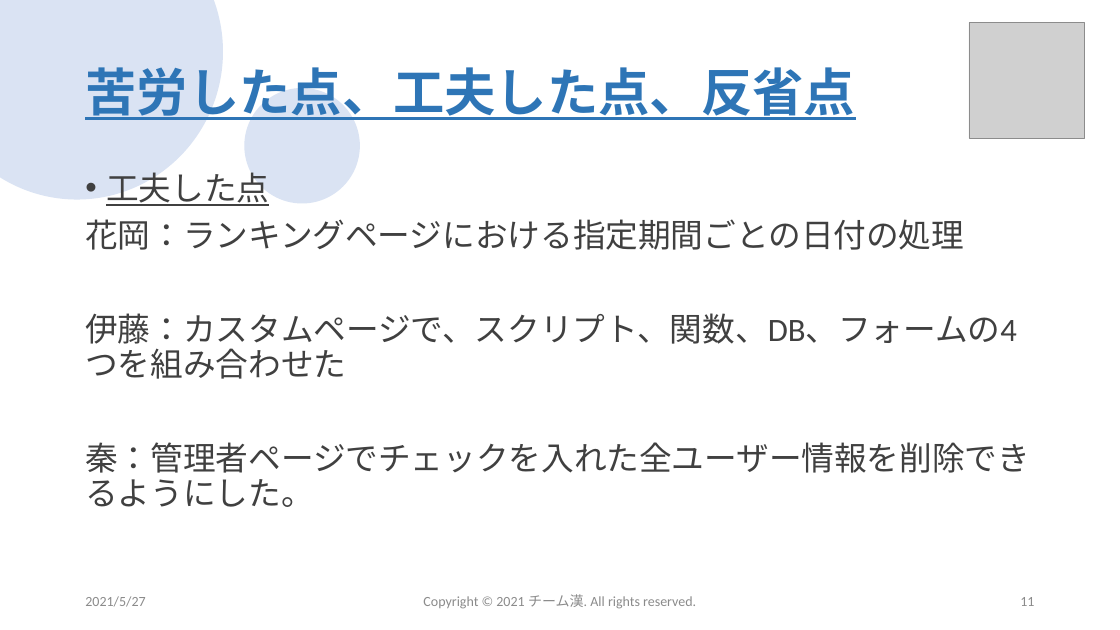
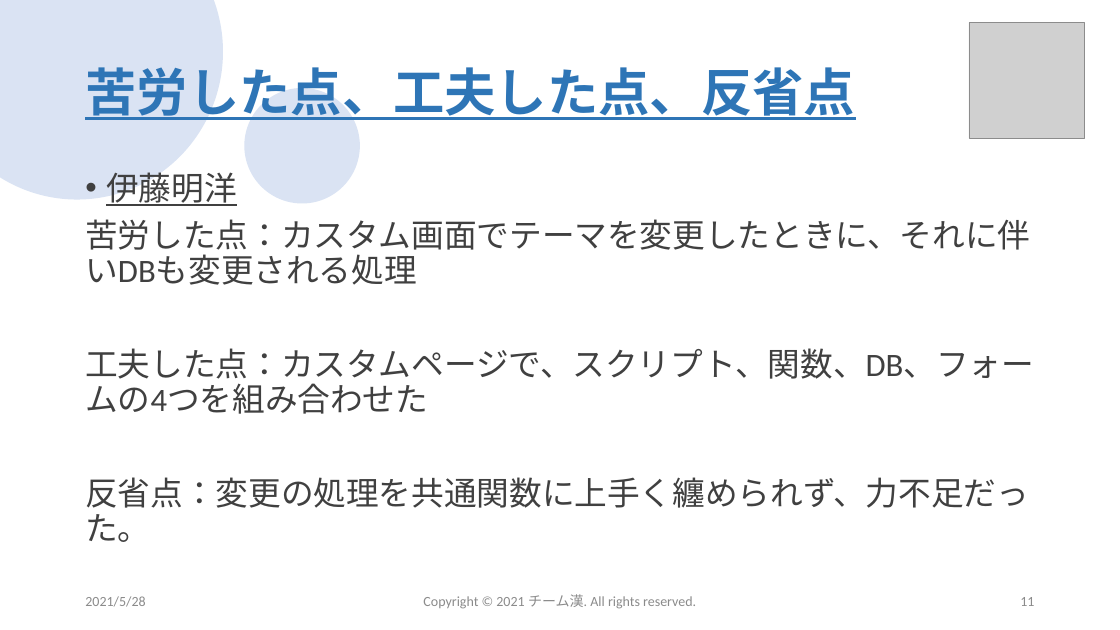
Before and after one commit to sss-sr2021/GUYS, a slide deck: slide 11 of 提出物/チーム漢_成果発表会プレゼン資料.pptx. Drawn at 1120x630 pixels with LibreOffice and Linux fonts; fonts in the diff are those of the drawing; grey boxes stand for pictures; background and template pictures are left out. Boxes give left, top, right and bottom in pixels: in the first picture for what was removed or moved away, otherwise in the second. Text is boxed around its words. In the diff, an @@ line names an element or a change of style, - is before the commit and + after.

Commit message:
プレゼン資料変更

```diff
--- a/提出物/チーム漢_成果発表会プレゼン資料.pptx
+++ b/提出物/チーム漢_成果発表会プレゼン資料.pptx
@@ text at box(85, 172, 1034, 542): text changed @@
-• 工夫した点
-花岡：ランキングページにおける指定期間ごとの日付の処理
-伊藤：カスタムページで、スクリプト、関数、DB、フォームの4つを組み合わせた
-秦：管理者ページでチェックを入れた全ユーザー情報を削除できるようにした。
+• 伊藤明洋
+苦労した点：カスタム画面でテーマを変更したときに、それに伴いDBも変更される処理
+工夫した点：カスタムページで、スクリプト、関数、DB、フォームの4つを組み合わせた
+反省点：変更の処理を共通関数に上手く纏められず、力不足だった。
@@ text at box(85, 596, 145, 607): text changed @@
-2021/5/27
+2021/5/28
```
Also in this commit, not shown: 13 other slides changed.
